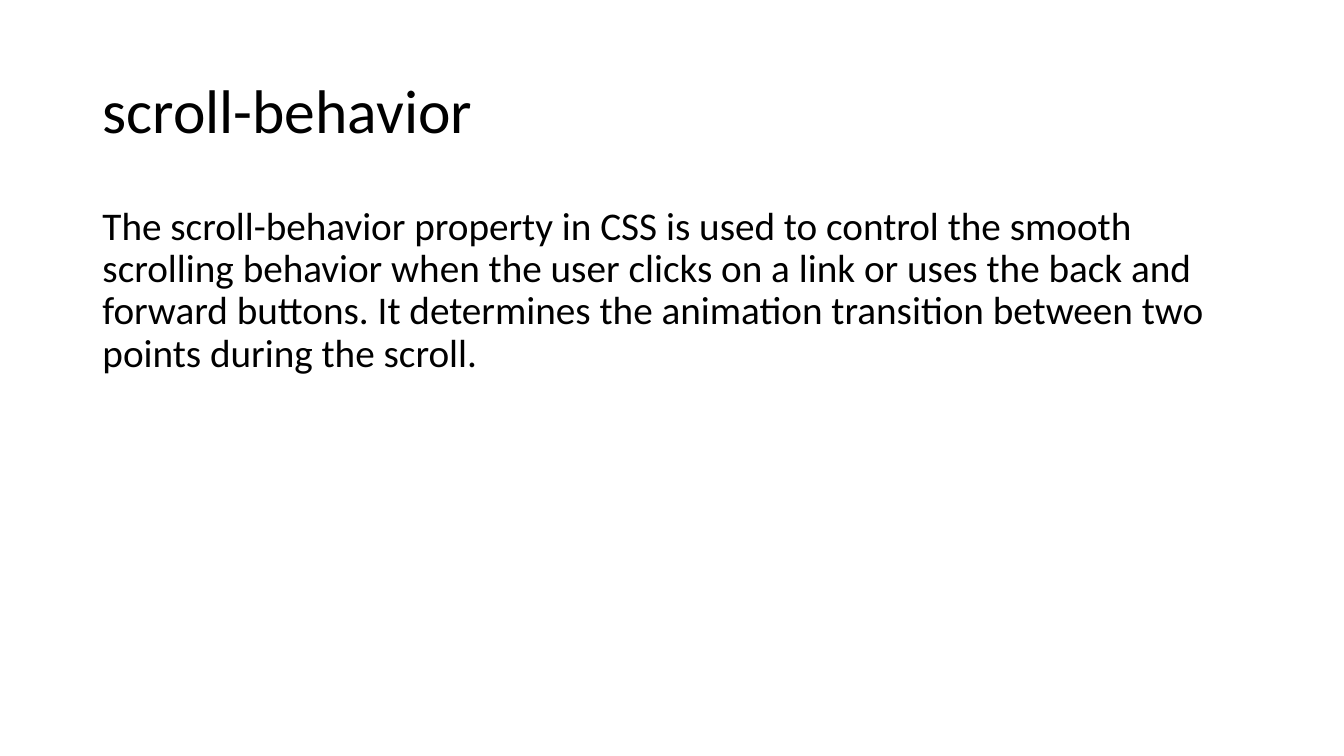
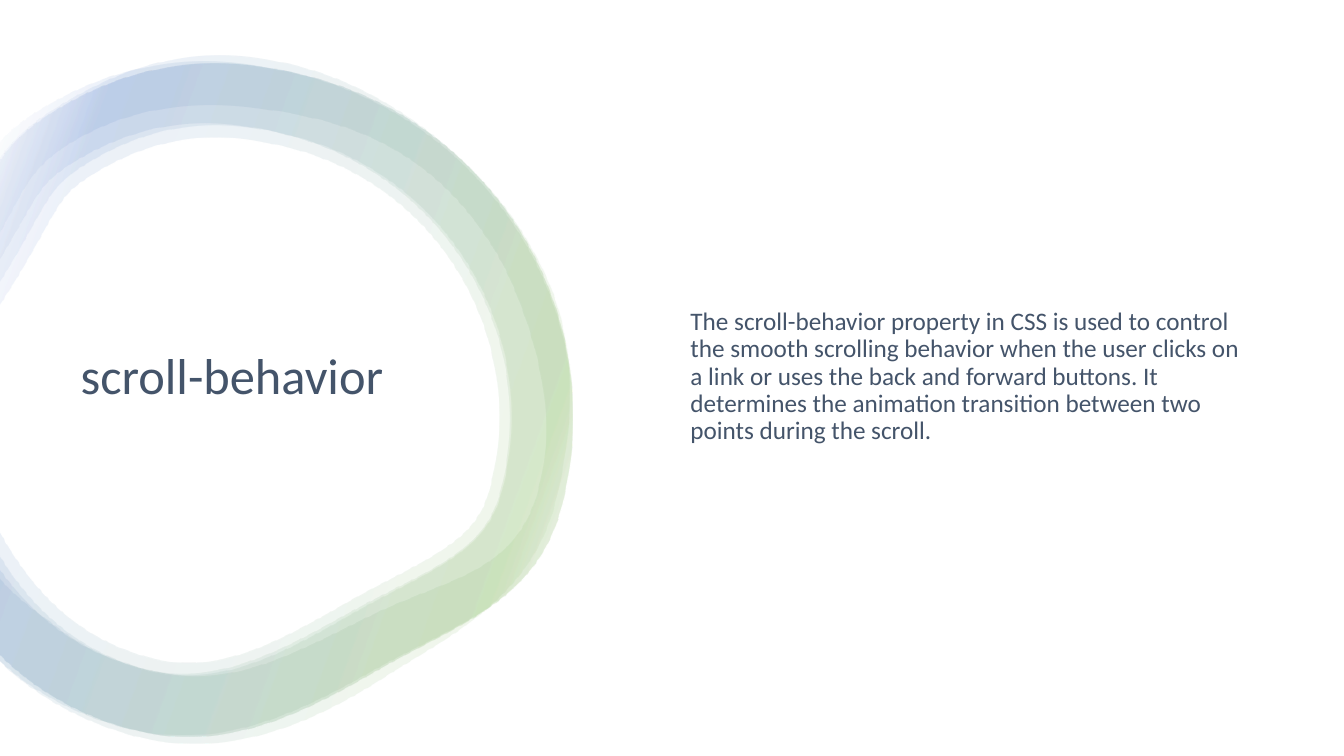
Before and after one commit to 1shaked/full-stack, a slide deck: slide 27 of 6ass/main6.pptx (slide 25 before the commit). Drawn at 1344x756 pixels with LibreOffice and Linux fonts; fonts in the diff are those of the drawing. Boxes give left, top, right and bottom in pixels: in the first picture for what was removed or moved away, otherwise in the second. Text is boxed around its words. In the diff, an @@ line names an element or a change of style, - is before the commit and + after.

```diff
--- a/6ass/main6.pptx
+++ b/6ass/main6.pptx
@@ rectangle added at (x1=0, y1=0, x2=1344, y2=756), fill #FFFFFF @@
@@ group added at (x1=0, y1=56, x2=574, y2=744): 4 freeform shapes @@
@@ text "The scroll-behavior property in CSS ..." moved from (x1=102, y1=212, x2=1203, y2=374) to (x1=690, y1=312, x2=1239, y2=444) @@
@@ text "The scroll-behavior property in CSS ..." at (x1=690, y1=312, x2=1239, y2=444): size 28 to 18 pt, text colour #000000 to #44546A; vertical alignment top to middle @@
@@ title "scroll-behavior" moved from (x1=102, y1=90, x2=472, y2=134) to (x1=81, y1=359, x2=383, y2=395) @@
@@ title "scroll-behavior" at (x1=81, y1=359, x2=383, y2=395): size 44 to 36 pt, text colour #000000 to #44546A @@
```
Also in this commit, not shown: 10 other slides changed, 18 slides added, 3 slides removed, 28 other files.
